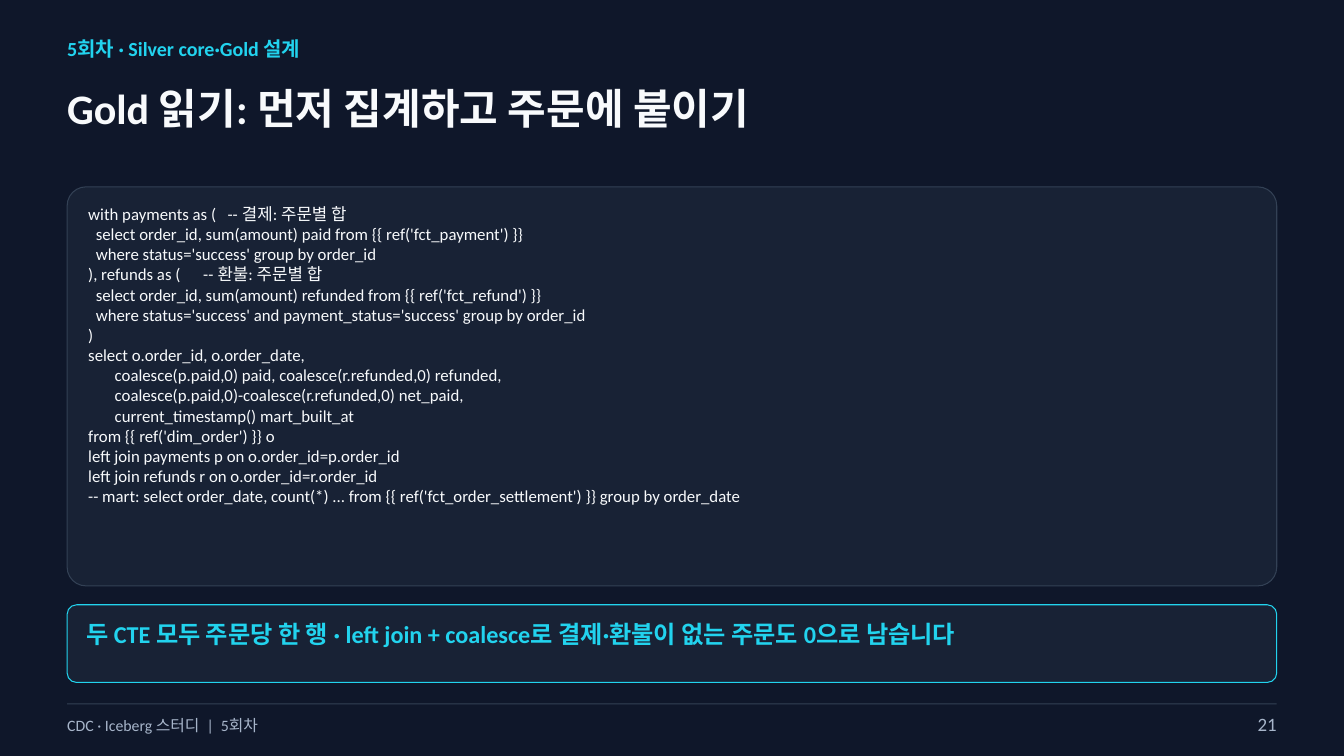
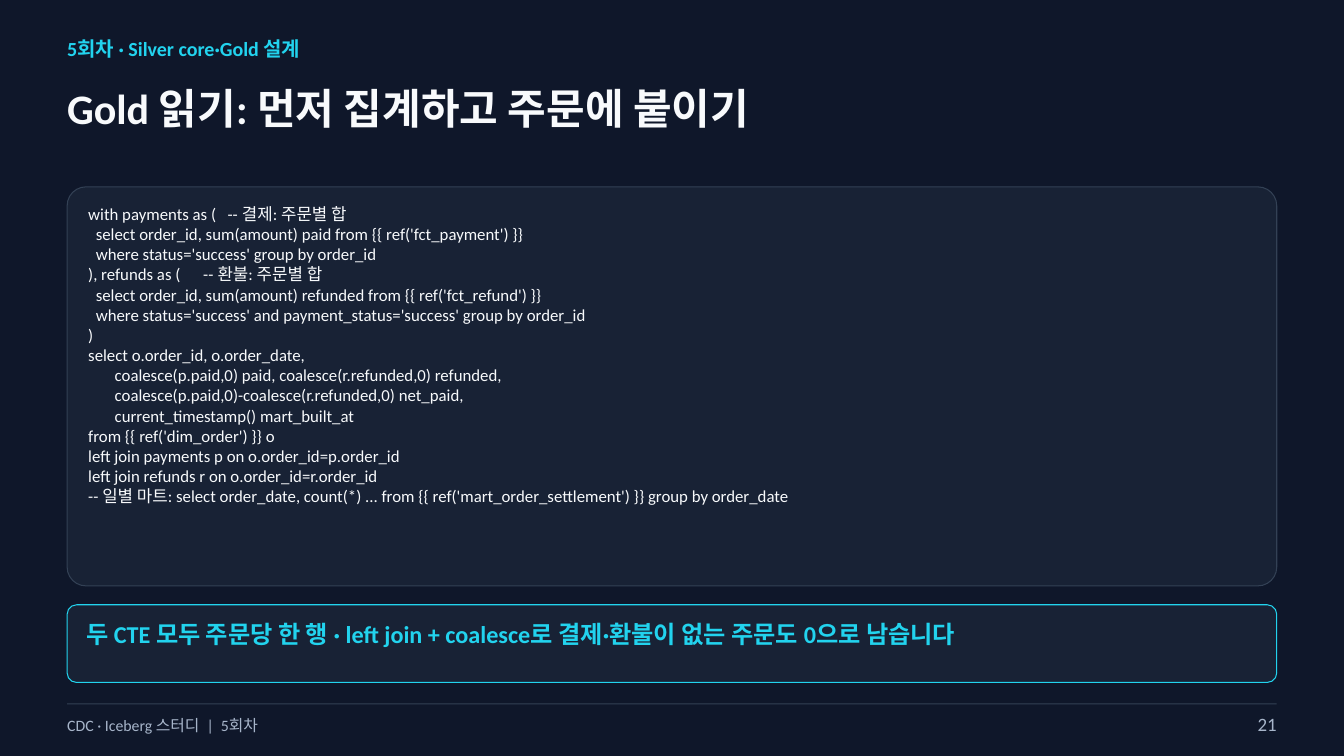
Before and after one commit to kim-dabin/cdc-lakehouse-study, a slide deck: slide 21 of labs/session05/slides/05-session05-student.pptx. Drawn at 1344x756 pixels with LibreOffice and Linux fonts; fonts in the diff are those of the drawing. Boxes give left, top, right and bottom in pixels: in the first picture for what was removed or moved away, otherwise in the second. Text is boxed around its words. In the diff, an @@ line names an element or a change of style, - is before the commit and + after.

```diff
--- a/labs/session05/slides/05-session05-student.pptx
+++ b/labs/session05/slides/05-session05-student.pptx
@@ text at [102, 488, 788, 505]: text changed @@
--- mart: select order_date, count(*) ... from {{ ref('fct_order_settlement') }} group by order_date
+-- 일별 마트: select order_date, count(*) ... from {{ ref('mart_order_settlement') }} group by order_date
```
Also in this commit, not shown: 8 other slides changed, 1 other file.
